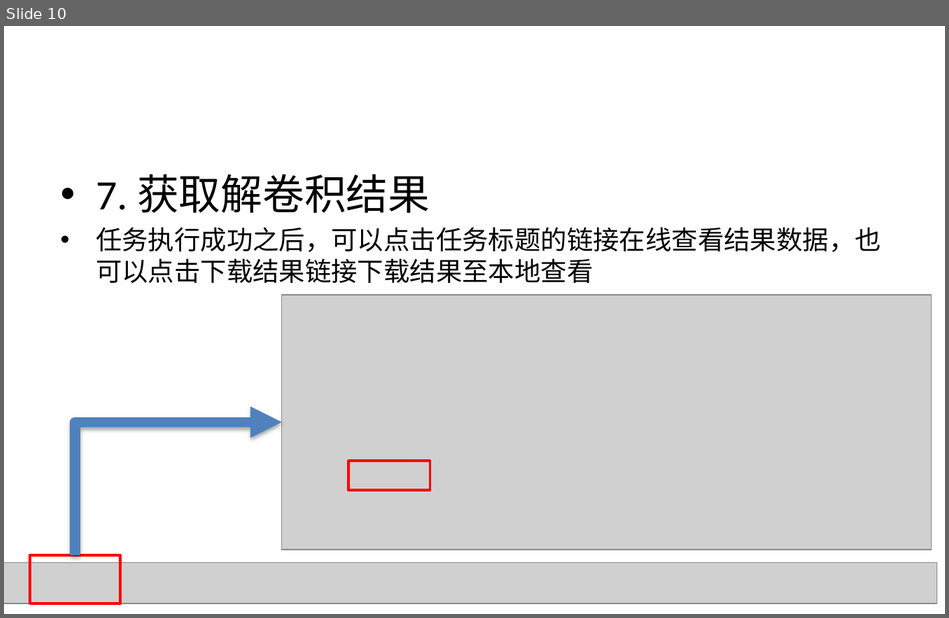
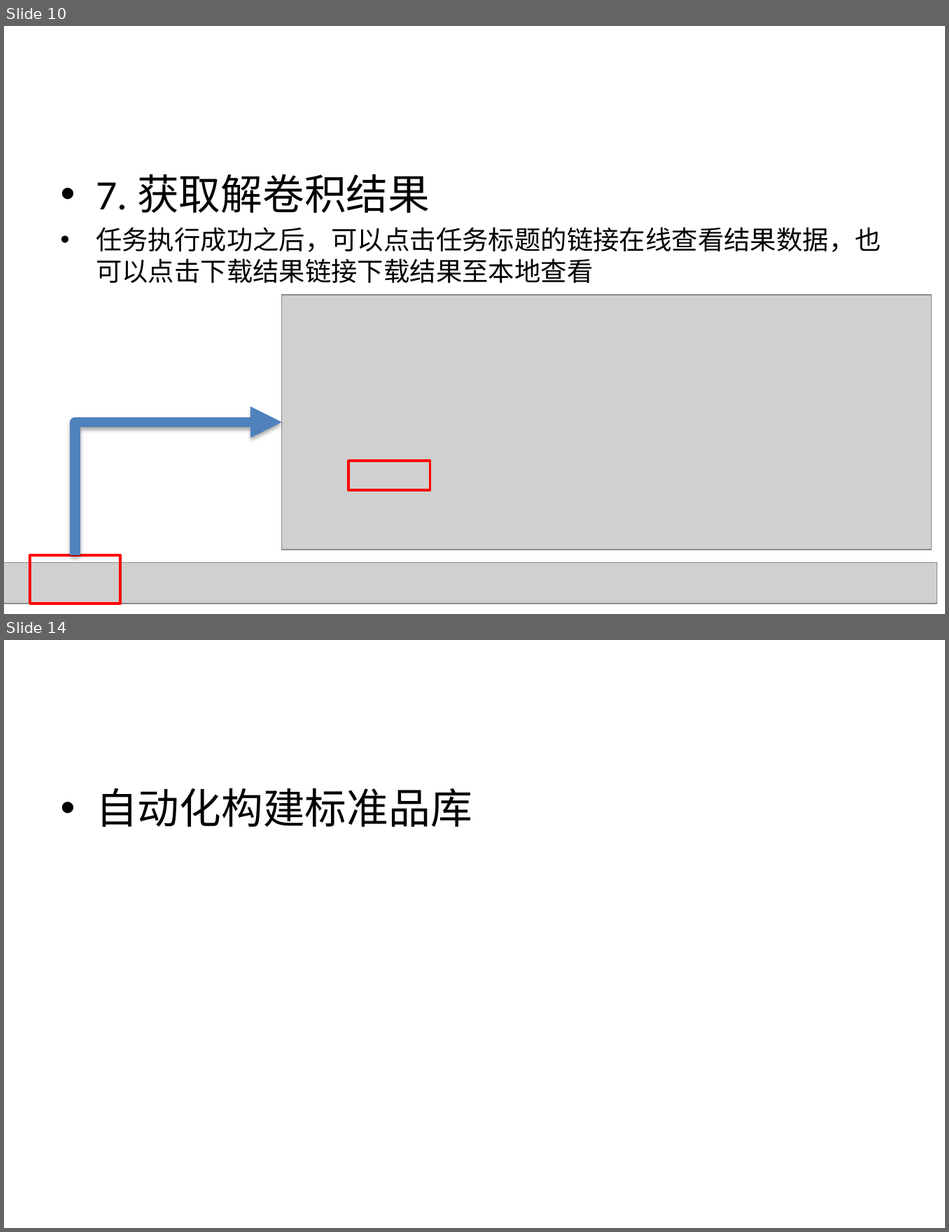
Before and after one commit to BioDeep/docs, a slide deck: Tutorials.pptx. Shown one above the other, each under a label of ours: slide 10 before the commit, slides 10 and 14 after it; the slides between them are not shown. The pictures are 949x618 and 949x1232 pixels, drawn with LibreOffice and Linux fonts; fonts in the diff are those of the drawing; grey boxes stand for pictures. Boxes give left, top, right and bottom in pixels: in the first picture for what was removed or moved away, otherwise in the second. Text is boxed around its words. In the diff, an @@ line names an element or a change of style, - is before the commit and + after.

```diff
--- a/Tutorials.pptx
+++ b/Tutorials.pptx
@@ slide 14 added at (4,640,945,1228), background #FFFFFF @@
@@ text added at (96,788,472,827), 32 pt, text #000000 @@
+• 自动化构建标准品库
```
Also in this commit, not shown: 3 other slides added, 1 other file.
